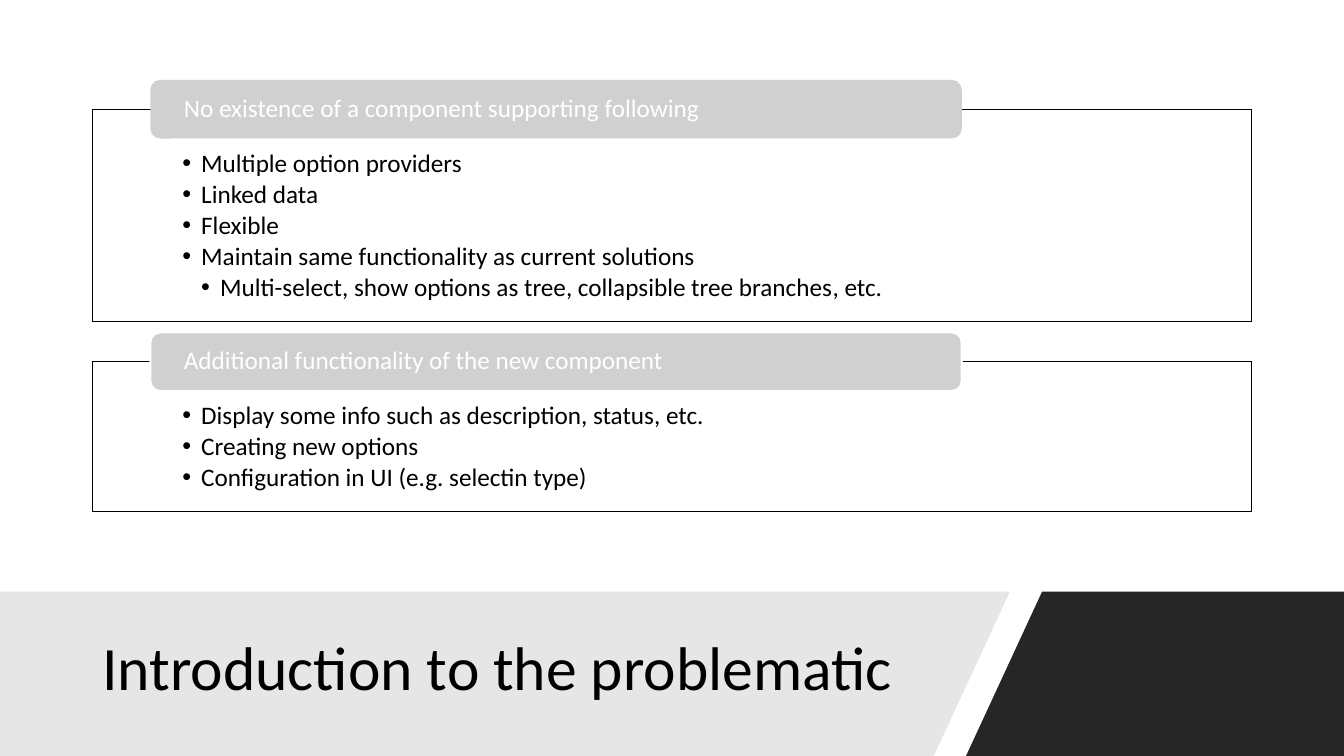
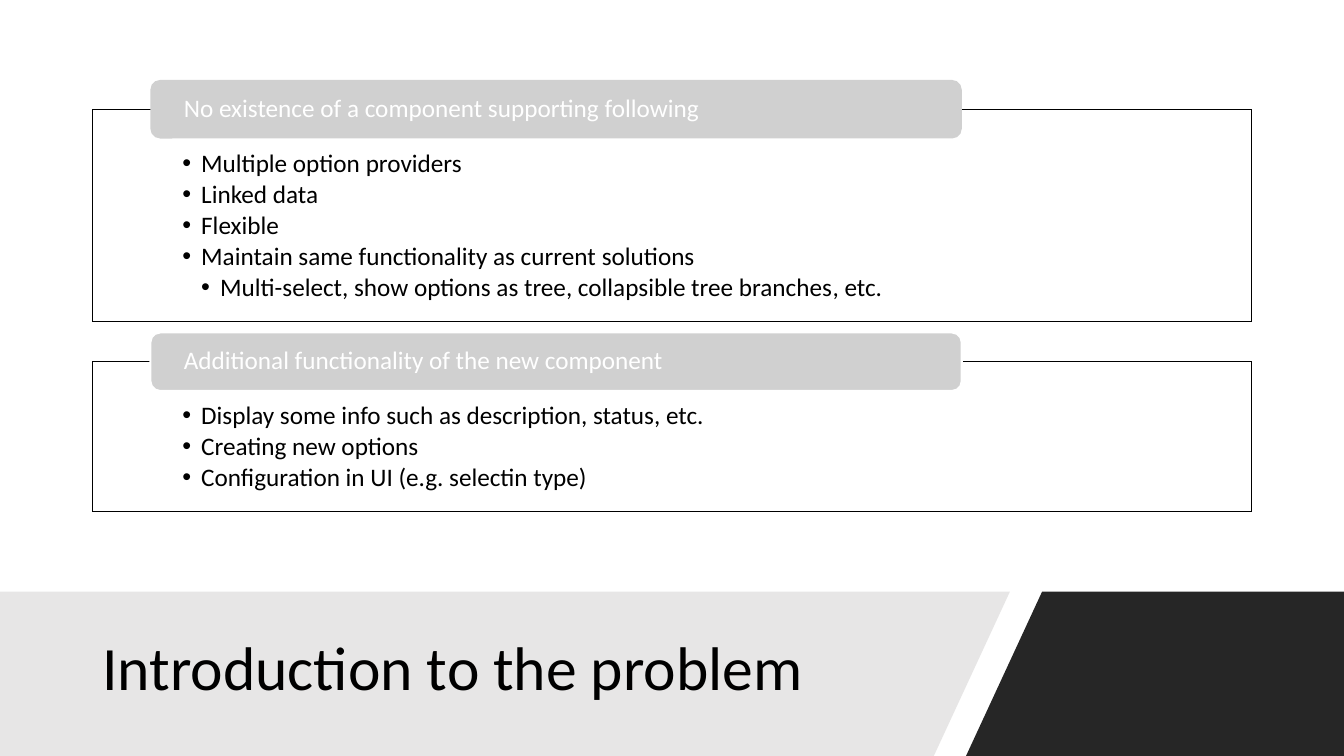
Before and after one commit to lecbyjak/intelligent-tree-select, a slide deck: slide 3 of documents/lecbyjak_bachlor_prezentation.pptx. Drawn at 1344x756 pixels with LibreOffice and Linux fonts; fonts in the diff are those of the drawing; grey boxes stand for pictures. Boxes give left, top, right and bottom in pixels: in the first picture for what was removed or moved away, otherwise in the second. Text is boxed around its words. In the diff, an @@ line names an element or a change of style, - is before the commit and + after.

```diff
--- a/documents/lecbyjak_bachlor_prezentation.pptx
+++ b/documents/lecbyjak_bachlor_prezentation.pptx
@@ text at (x1=102, y1=647, x2=803, y2=700): text changed @@
-Introduction to the problematic
+Introduction to the problem
```
Also in this commit, not shown: 3 other slides changed, 1 slide added, 2 other files.
